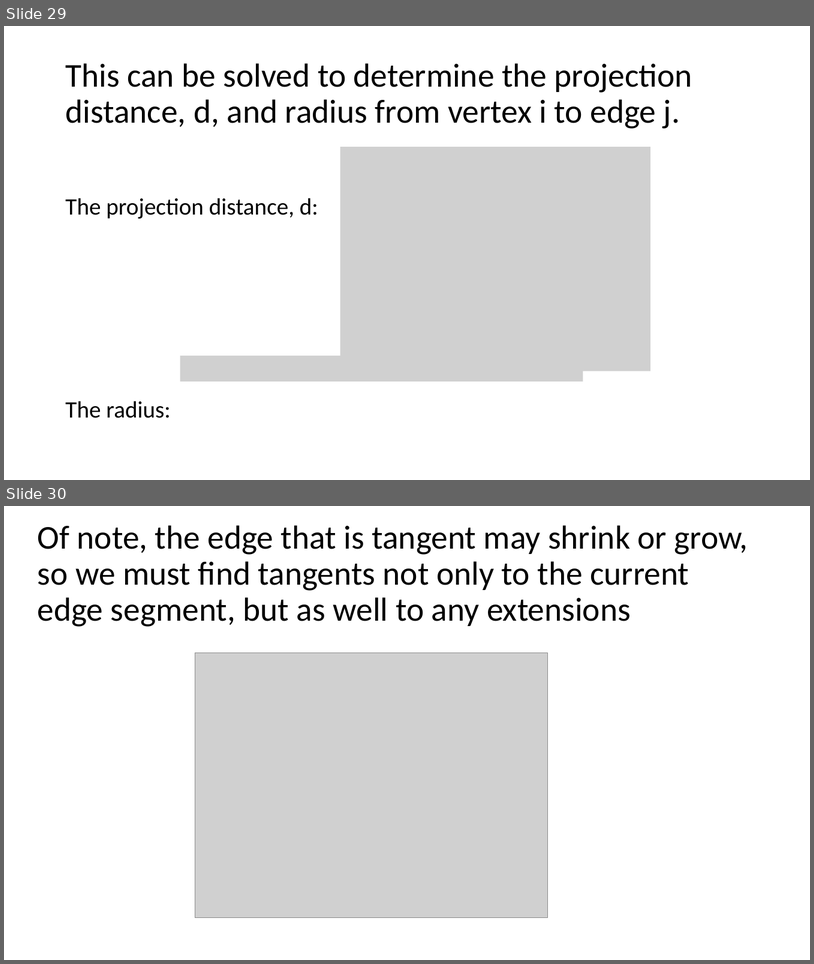
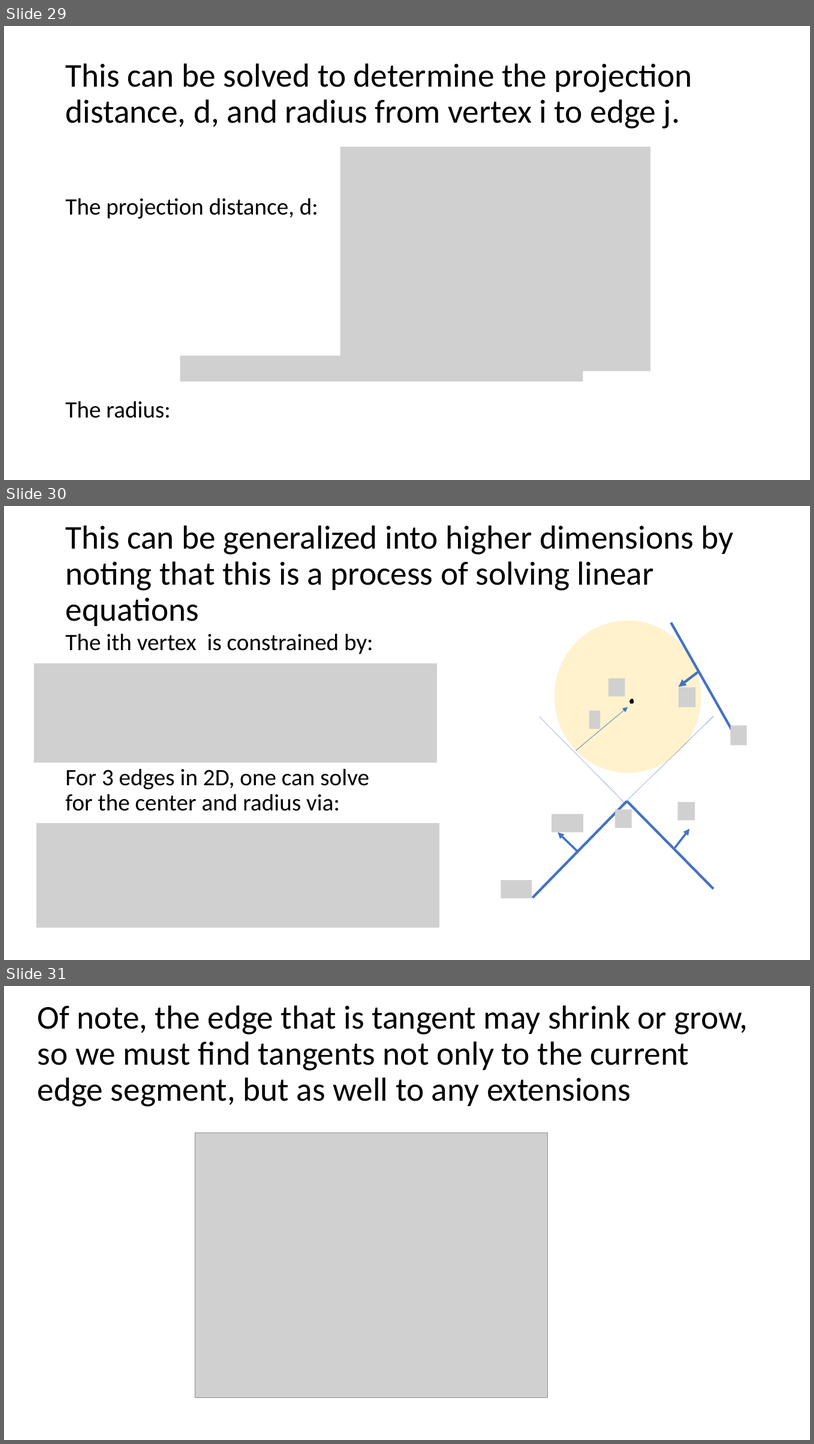
Before and after one commit to ivsg-psu/ivsg-psu-PathPlanning_MapTools_VertexSkeleton, a slide deck: Documents/VertexSkeletonClassLibrary.pptx. Shown one above the other, each under a label of ours: slides 29 and 30 before the commit, slides 29, 30 and 31 after it. The pictures are 814x964 and 814x1444 pixels, drawn with LibreOffice and Linux fonts; fonts in the diff are those of the drawing; grey boxes stand for pictures. Boxes give left, top, right and bottom in pixels: in the first picture for what was removed or moved away, otherwise in the second. Text is boxed around its words. In the diff, an @@ line names an element or a change of style, - is before the commit and + after.

Commit message:
Update to documentation to show how to extend intersections to N dimensions

```diff
--- a/Documents/VertexSkeletonClassLibrary.pptx
+++ b/Documents/VertexSkeletonClassLibrary.pptx
@@ slide 30 added at [4, 506, 810, 960], background #FFFFFF @@
@@ title added at [65, 525, 734, 626], 39.6 pt, text #000000 @@
+This can be generalized into higher dimensions by noting that this is a process of solving linear equations
@@ ellipse added at [555, 621, 702, 773], fill #FFF2CC @@
@@ line added from (671, 623) to (732, 730), #4472C4 3 pt @@
@@ text added at [65, 633, 374, 811], 28 pt, text #000000 @@
+The ith vertex is constrained by:
+For 3 edges in 2D, one can solve for the center and radius via:
@@ picture added at [34, 663, 438, 762] @@
@@ picture added at [609, 678, 625, 696] @@
@@ arrow added from (698, 672) to (679, 687), #4472C4 3 pt @@
@@ ellipse added at [630, 699, 634, 703], fill #000000, outline #000000 0.75 pt @@
@@ picture added at [679, 687, 696, 707] @@
@@ line added from (626, 804) to (539, 716), #4472C4 0.5 pt dashed @@
@@ arrow added from (576, 750) to (629, 707), #4472C4 0.5 pt @@
@@ picture added at [590, 711, 600, 729] @@
@@ line added from (628, 800) to (714, 716), #4472C4 0.5 pt dashed @@
@@ picture added at [731, 725, 747, 745] @@
@@ line added from (533, 897) to (627, 801), #4472C4 3 pt @@
@@ picture added at [615, 809, 632, 827] @@
@@ line added from (714, 888) to (627, 801), #4472C4 3 pt @@
@@ picture added at [678, 802, 695, 820] @@
@@ picture added at [36, 823, 440, 928] @@
@@ picture added at [552, 814, 584, 832] @@
@@ arrow added from (675, 848) to (690, 828), #4472C4 2.5 pt @@
@@ arrow added from (578, 851) to (558, 832), #4472C4 2.5 pt @@
@@ picture added at [501, 880, 532, 898] @@
@@ what was slide 30 is now slide 31 @@
```
Also in this commit, not shown: 5 other slides added.
